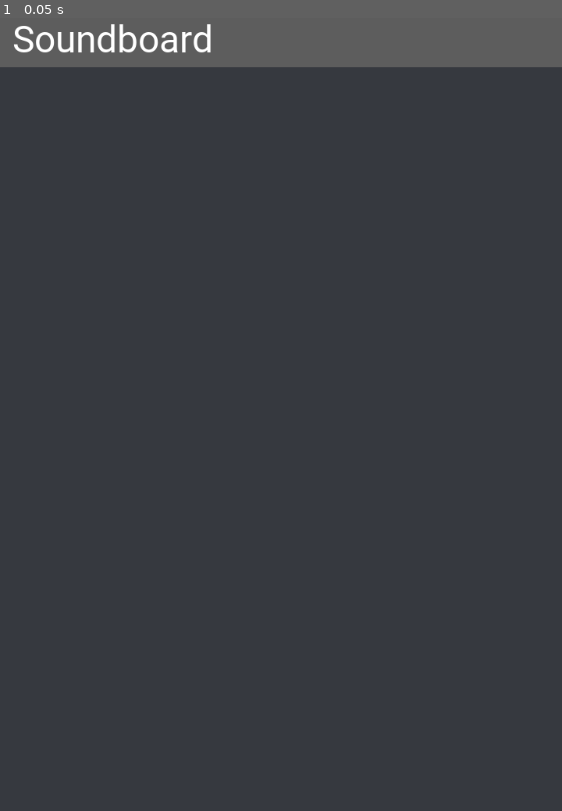
Above: before the commit, frame 1.
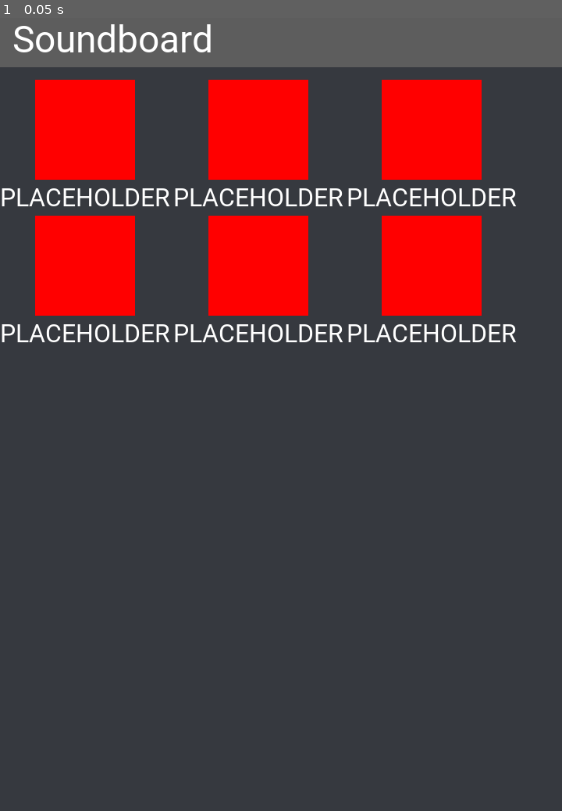
Above: after the commit, the same moment.

Repository: djalexkidd/soundboard
Game: Godot game, scene res://scenes/Main.tscn
The game is run twice, just before and just after one commit, with the same random seed, the same clock (stepped at 60 frames per second) and the same inputs.
Inputs:
- Up to frame 1 (0.05 s): no input

The runs differ from the first frame. In frame 1, 16% of the frame differs, in the area x 0-92%, y 7-41%.

Commit message:
PUTAIN C'EST ALIGNÉ OUIIII !

Diff:
--- a/scenes/Main.tscn
+++ b/scenes/Main.tscn
@@ -1,6 +1,7 @@
-[gd_scene load_steps=3 format=2]
+[gd_scene load_steps=4 format=2]
 
 [ext_resource path="res://assets/fonts/Roboto-Regular.ttf" type="DynamicFontData" id=1]
+[ext_resource path="res://scenes/SoundEffect.tscn" type="PackedScene" id=2]
 
 [sub_resource type="DynamicFont" id=1]
 size = 48
@@ -23,10 +24,43 @@
 custom_fonts/font = SubResource( 1 )
 text = "Soundboard"
 
-[node name="Node" type="Node" parent="."]
+[node name="Sounds" type="ScrollContainer" parent="."]
+margin_top = 88.0
+margin_right = 720.0
+margin_bottom = 1024.0
 
-[node name="VBoxContainer" type="VBoxContainer" parent="Node"]
-anchor_top = 1.0
-anchor_right = 1.0
-anchor_bottom = 1.0
-margin_top = -952.0
+[node name="GridContainer" type="GridContainer" parent="Sounds"]
+margin_right = 662.0
+margin_bottom = 344.0
+columns = 3
+
+[node name="SoundEffect" parent="Sounds/GridContainer" instance=ExtResource( 2 )]
+margin_right = 218.0
+margin_bottom = 170.0
+
+[node name="SoundEffect2" parent="Sounds/GridContainer" instance=ExtResource( 2 )]
+margin_left = 222.0
+margin_right = 440.0
+margin_bottom = 170.0
+
+[node name="SoundEffect3" parent="Sounds/GridContainer" instance=ExtResource( 2 )]
+margin_left = 444.0
+margin_right = 662.0
+margin_bottom = 170.0
+
+[node name="SoundEffect4" parent="Sounds/GridContainer" instance=ExtResource( 2 )]
+margin_top = 174.0
+margin_right = 218.0
+margin_bottom = 344.0
+
+[node name="SoundEffect5" parent="Sounds/GridContainer" instance=ExtResource( 2 )]
+margin_left = 222.0
+margin_top = 174.0
+margin_right = 440.0
+margin_bottom = 344.0
+
+[node name="SoundEffect6" parent="Sounds/GridContainer" instance=ExtResource( 2 )]
+margin_left = 444.0
+margin_top = 174.0
+margin_right = 662.0
+margin_bottom = 344.0
--- /dev/null
+++ b/scenes/SoundEffect.tscn
@@ -0,0 +1,32 @@
+[gd_scene load_steps=4 format=2]
+
+[ext_resource path="res://assets/images/placeholder.png" type="Texture" id=1]
+[ext_resource path="res://assets/fonts/Roboto-Regular.ttf" type="DynamicFontData" id=2]
+
+[sub_resource type="DynamicFont" id=1]
+size = 32
+font_data = ExtResource( 2 )
+
+[node name="SoundEffect" type="VBoxContainer"]
+margin_right = 40.0
+margin_bottom = 40.0
+alignment = 1
+
+[node name="CenterContainer" type="CenterContainer" parent="."]
+margin_right = 218.0
+margin_bottom = 128.0
+
+[node name="SoundEffectButton" type="TextureButton" parent="CenterContainer"]
+margin_left = 45.0
+margin_right = 173.0
+margin_bottom = 128.0
+texture_normal = ExtResource( 1 )
+
+[node name="SoundEffectName" type="Label" parent="."]
+margin_top = 132.0
+margin_right = 218.0
+margin_bottom = 170.0
+custom_fonts/font = SubResource( 1 )
+text = "PLACEHOLDER"
+
+[node name="SoundEffectAudio" type="AudioStreamPlayer" parent="."]
Binary file added: assets/images/ah.jpg
Not shown, added: assets/images/ah.jpg.import
Binary file added: assets/images/placeholder.png
Not shown, added: assets/images/placeholder.png.import
